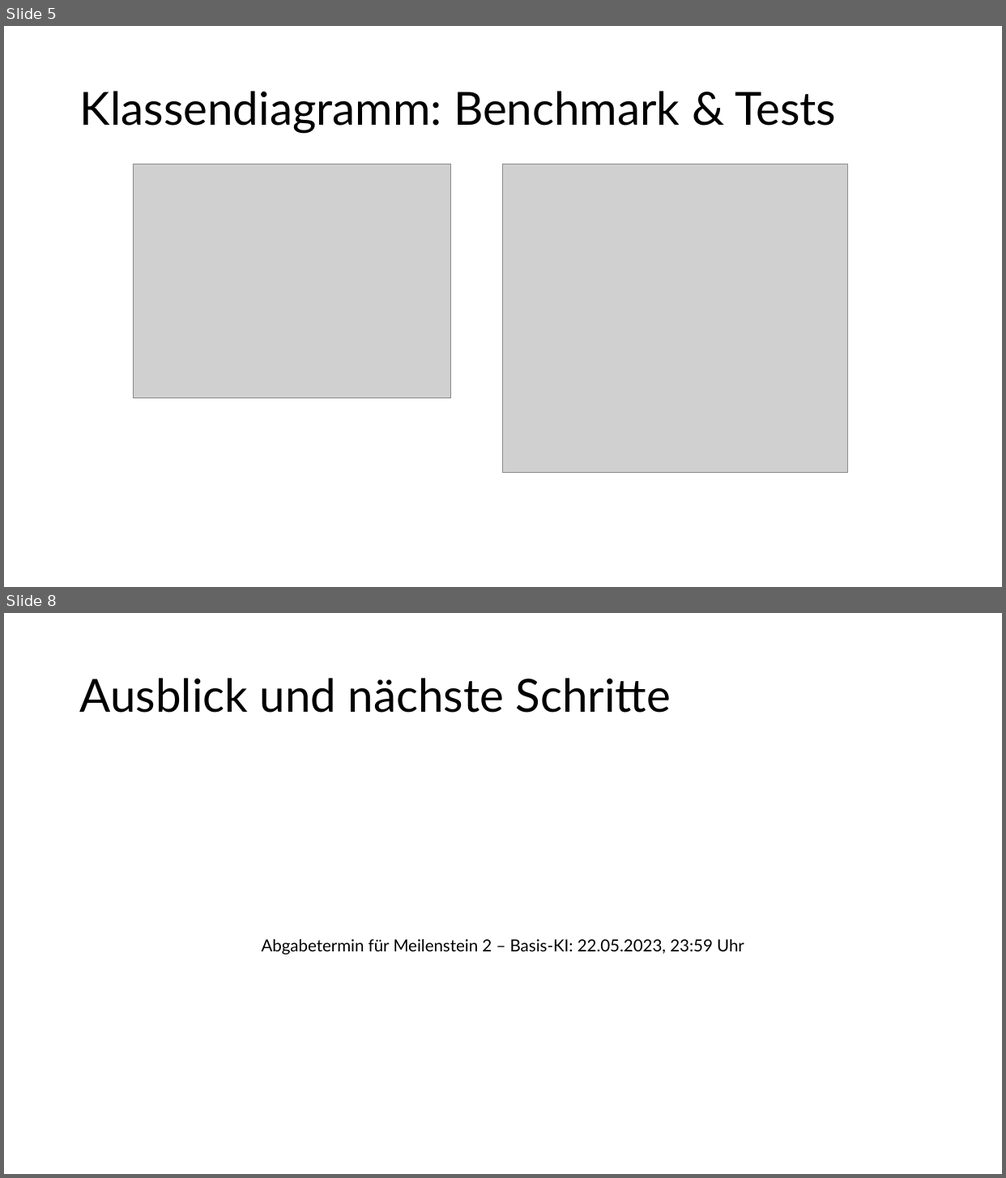
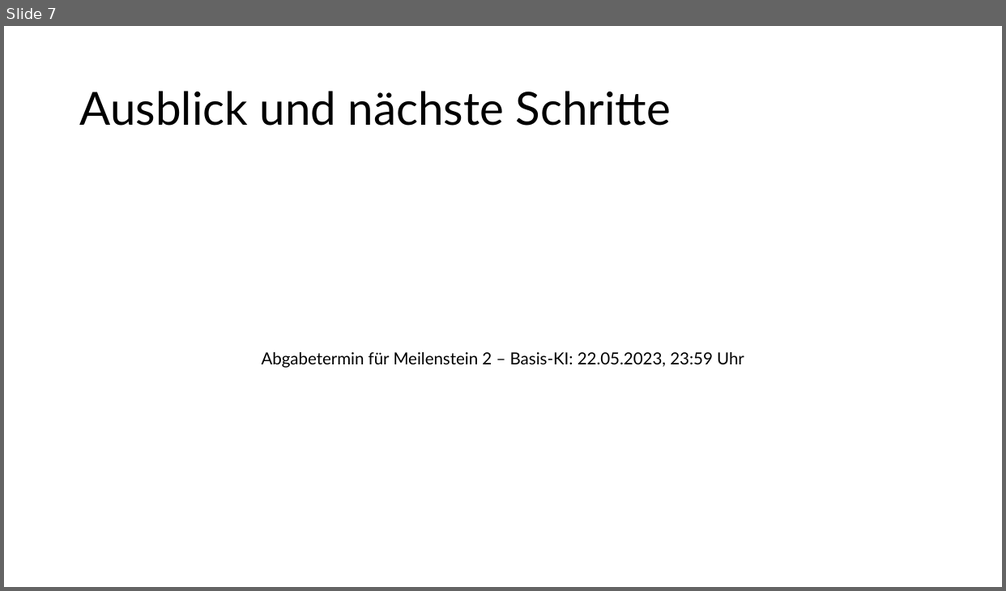
Before and after one commit to patrickzda/chess_engine, a slide deck: PJ_KI_MST2.pptx. Shown one above the other, each under a label of ours: slides 5 and 8 before the commit, slide 7 after it; the slides between them are not shown. The pictures are 1006x1178 and 1006x591 pixels, drawn with LibreOffice and Linux fonts; fonts in the diff are those of the drawing; grey boxes stand for pictures. Boxes give left, top, right and bottom in pixels: in the first picture for what was removed or moved away, otherwise in the second. Text is boxed around its words. In the diff, an @@ line names an element or a change of style, - is before the commit and + after.

```diff
--- a/PJ_KI_MST2.pptx
+++ b/PJ_KI_MST2.pptx
@@ slide 5 removed at [4, 26, 1002, 587], background #FFFFFF @@
@@ title removed at [80, 91, 836, 133] @@
-Klassendiagramm: Benchmark & Tests
@@ picture removed at [133, 165, 451, 398] @@
@@ picture removed at [503, 165, 849, 473] @@
@@ what was slide 8 is now slide 7 @@
```
Also in this commit, not shown: 3 slides changed, 3 slides added, 3 other slides removed.
